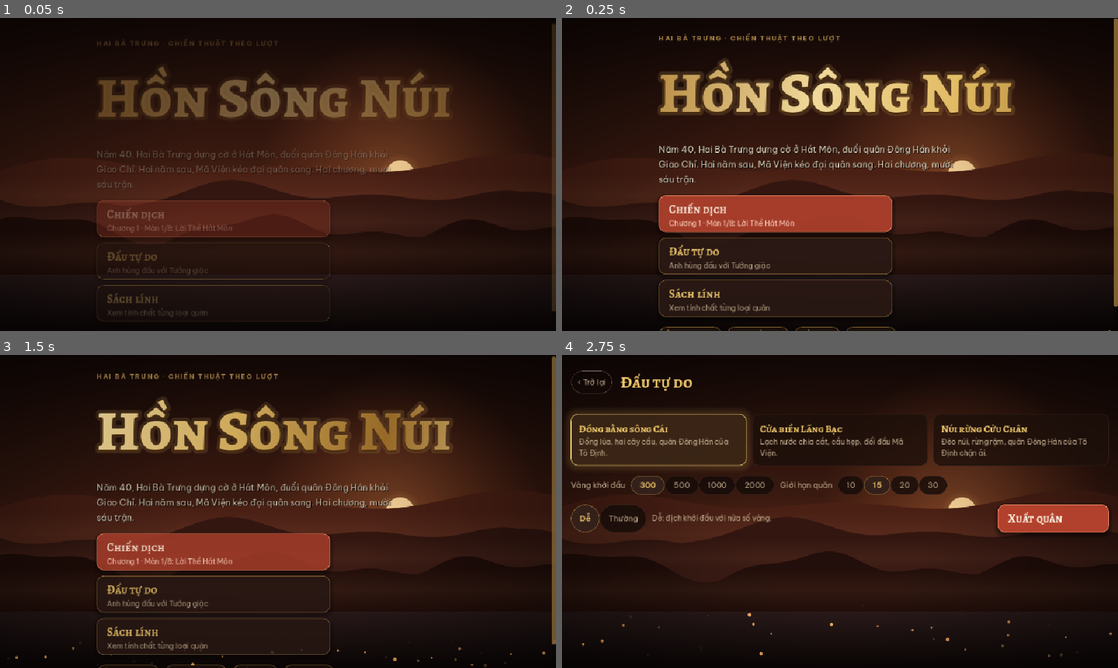
Above: before the commit, frames 1-4 (two rows, left to right).
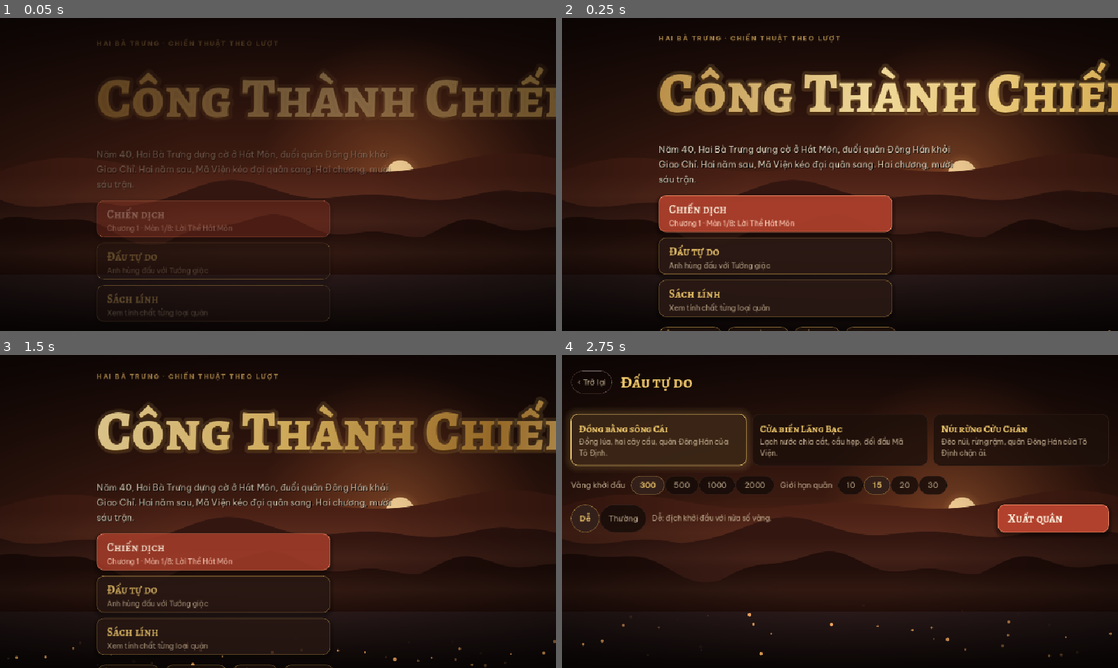
Above: after the commit, the same moments.

Repository: NguyenVanDo51/hon-song-nui
Game: Godot game, scene res://main.tscn
Same seed, same stepped clock (60 frames per second), same inputs: the game is played once before the commit and once after it.
Inputs (mouse positions are in pixels of both pictures, inside the frame that each line leads up to):
- Up to frame 1 (0.05 s): no input
- Up to frame 2 (0.25 s): no input
- Up to frame 3 (1.5 s): click (211, 549) at 0.52 s; click "‹ Trở lại" at 1.25 s
- Up to frame 4 (2.75 s): click (773, 592) at 2.02 s

The runs differ from the first frame. In frame 1, 5.9% of the frame differs, in the area x 17-100%, y 2-94%; in frame 2, 8.9%, in the area x 17-100%, y 0-93%; in frame 3, 8.3%; in frame 4, nothing differs.

Commit message:
rename game: Hồn Sông Núi -> Công Thành Chiến
- project name, theme title, about line, README/spec headings
- user:// moves with the name: copied old app_userdata dir (cfg/progress) to the new one, old kept

Co-Authored-By: Claude Opus 5.5 <noreply@anthropic.com>

Diff:
--- a/content/theme.gd
+++ b/content/theme.gd
@@ -22,7 +22,7 @@
 const RANK_TITLES := ["", "lão luyện", "tinh nhuệ", "dũng mãnh"]
 
 const THEME := {
-	"title": "Hồn Sông Núi",
+	"title": "Công Thành Chiến",
 	"tagline": "Hai Bà Trưng · chiến thuật theo lượt",
 	"lede": "Năm 40, Hai Bà Trưng dựng cờ ở Hát Môn, đuổi quân Đông Hán khỏi Giao Chỉ. Hai năm sau, Mã Viện kéo đại quân sang. Hai chương, mười sáu trận.",
 	"text": {
--- a/project.godot
+++ b/project.godot
@@ -3,7 +3,7 @@
 
 [application]
 
-config/name="Hồn Sông Núi"
+config/name="Công Thành Chiến"
 config/description="Chiến thuật theo lượt: Hai Bà Trưng, chống Mã Viện, Bà Triệu."
 run/main_scene="res://main.tscn"
 config/icon="res://assets/emoji/emoji_u1f451.png"
--- a/scripts/ui/menus.gd
+++ b/scripts/ui/menus.gd
@@ -240,7 +240,7 @@
 	v.add_child(tg)
 
 const CREDITS := [
-	["Trò chơi", "Hồn Sông Núi · chiến thuật theo lượt, viết bằng Godot Engine 4.7 (MIT)."],
+	["Trò chơi", "Công Thành Chiến · chiến thuật theo lượt, viết bằng Godot Engine 4.7 (MIT)."],
 	["Phông chữ", "Be Vietnam Pro, Alegreya SC, Noto Sans Symbols 2 · SIL Open Font License 1.1."],
 	["Biểu tượng", "Noto Emoji của Google · Apache License 2.0."],
 	["Hình quân", "Icons made by Delapouite, HeavenlyDog, Lorc, Cathelineau. Available on game-icons.net · CC BY 3.0."],
Not shown, changed: docs/spec.md
